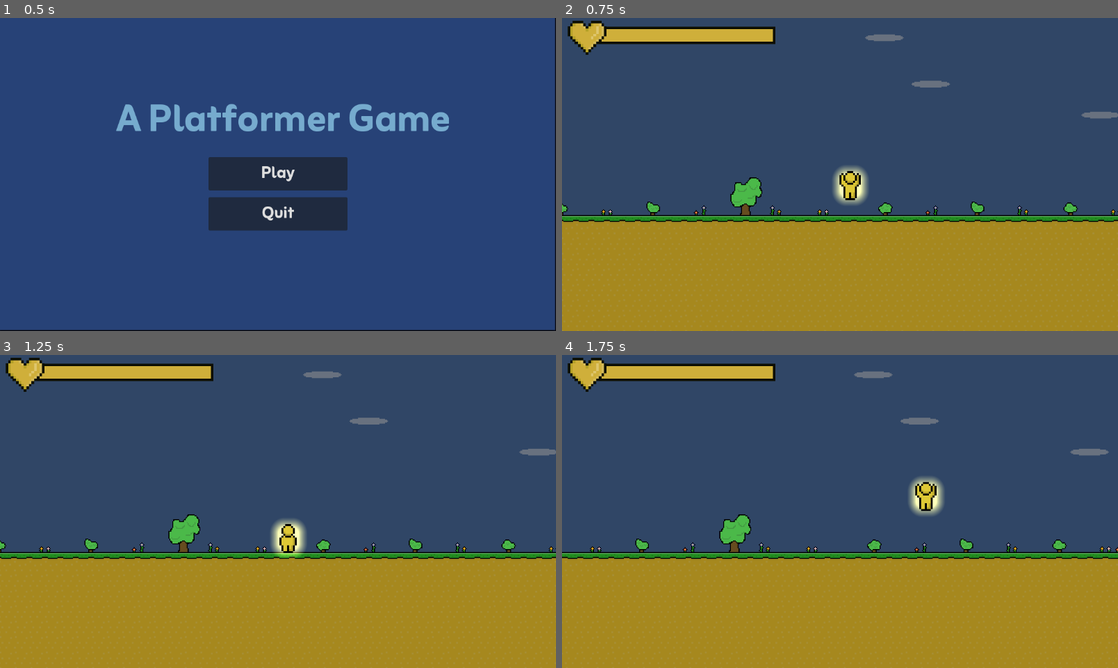
Above: before the commit, frames 1-4 (two rows, left to right).
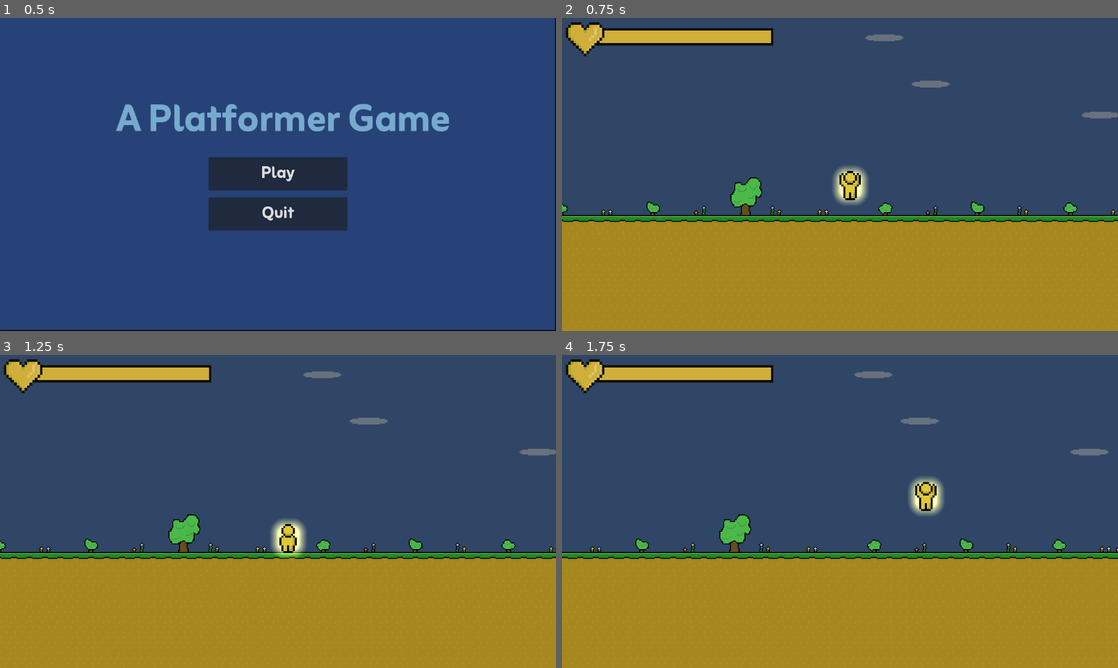
Above: after the commit, the same moments.

Repository: Robot-person487/cje
Game: Godot game, scene res://source/scenes/menu.tscn
The game is run twice, just before and just after one commit, with the same random seed, the same clock (stepped at 60 frames per second) and the same inputs.
Inputs:
- Up to frame 1 (0.5 s): no input
- Up to frame 2 (0.75 s): click "Play" at 0.5 s
- Up to frame 3 (1.25 s): no input
- Up to frame 4 (1.75 s): tap Enter at 1.25 s; hold D (Right) from 1.28 s (still down); tap W (Jump) at 1.52 s

Frame 1 is identical in both runs. In frame 2, 1.0% of the frame differs, in the area x 0-39%, y 0-13%; in frame 3, 1.0%; in frame 4, 1.0%.

Commit message:
Add files via upload

Diff:
--- /dev/null
+++ b/Untitled Platformer/cje-main/blur.gdshader
@@ -0,0 +1,9 @@
+shader_type canvas_item;
+
+uniform float lod: hint_range(0.0, 5) = 0.0;
+uniform sampler2D SCREEN_TEXTURE : hint_screen_texture, filter_linear_mipmap;
+
+void fragment(){
+	vec4 color = texture(SCREEN_TEXTURE, SCREEN_UV, lod);
+	COLOR = color;
+}
--- /dev/null
+++ b/Untitled Platformer/cje-main/pause.gd
@@ -0,0 +1,19 @@
+extends Control
+
+signal pauseGame
+
+# Called when the node enters the scene tree for the first time.
+func _ready():
+	pass # Replace with function body.
+
+
+# Called every frame. 'delta' is the elapsed time since the previous frame.
+func _process(delta):
+	pass
+
+
+func _on_resume_pressed():
+	pauseGame.emit()
+
+func _on_quit_pressed():
+	get_tree().quit()
--- /dev/null
+++ b/Untitled Platformer/cje-main/pause.tscn
@@ -0,0 +1,58 @@
+[gd_scene load_steps=5 format=3 uid="uid://dgvokfrjq8nkf"]
+
+[ext_resource type="Shader" path="res://blur.gdshader" id="1_4iuwo"]
+[ext_resource type="Script" path="res://pause.gd" id="1_iam18"]
+[ext_resource type="Theme" uid="uid://b5d4laq4fg0f6" path="res://source/themes/menu.tres" id="2_ndr8t"]
+
+[sub_resource type="ShaderMaterial" id="ShaderMaterial_m5f33"]
+shader = ExtResource("1_4iuwo")
+shader_parameter/lod = 2.359
+
+[node name="Pause" type="Control"]
+layout_mode = 3
+anchors_preset = 15
+anchor_right = 1.0
+anchor_bottom = 1.0
+grow_horizontal = 2
+grow_vertical = 2
+script = ExtResource("1_iam18")
+
+[node name="ColorRect" type="ColorRect" parent="."]
+material = SubResource("ShaderMaterial_m5f33")
+layout_mode = 0
+offset_left = -12.0
+offset_top = -13.0
+offset_right = 1167.0
+offset_bottom = 664.0
+
+[node name="Resume" type="Button" parent="ColorRect"]
+layout_mode = 0
+offset_left = 476.0
+offset_top = 309.0
+offset_right = 700.0
+offset_bottom = 381.0
+theme = ExtResource("2_ndr8t")
+text = "Resume"
+
+[node name="Quit" type="Button" parent="ColorRect"]
+layout_mode = 0
+offset_left = 476.0
+offset_top = 397.0
+offset_right = 700.0
+offset_bottom = 469.0
+theme = ExtResource("2_ndr8t")
+text = "Quit"
+
+[node name="Label" type="Label" parent="ColorRect"]
+layout_mode = 0
+offset_left = 332.0
+offset_top = 125.0
+offset_right = 844.0
+offset_bottom = 309.0
+theme = ExtResource("2_ndr8t")
+theme_override_font_sizes/font_size = 131
+text = "Paused"
+horizontal_alignment = 1
+
+[connection signal="pressed" from="ColorRect/Resume" to="." method="_on_resume_pressed"]
+[connection signal="pressed" from="ColorRect/Quit" to="." method="_on_quit_pressed"]
--- a/Untitled Platformer/cje-main/project.godot
+++ b/Untitled Platformer/cje-main/project.godot
@@ -34,12 +34,14 @@
 "deadzone": 0.5,
 "events": [Object(InputEventKey,"resource_local_to_scene":false,"resource_name":"","device":-1,"window_id":0,"alt_press …(191 unchanged characters)…
 , Object(InputEventKey,"resource_local_to_scene":false,"resource_name":"","device":-1,"window_id":0,"alt_pressed":false …(186 unchanged characters)…
+, Object(InputEventJoypadMotion,"resource_local_to_scene":false,"resource_name":"","device":-1,"axis":0,"axis_value":-1.0,"script":null)
 ]
 }
 Right={
 "deadzone": 0.5,
 "events": [Object(InputEventKey,"resource_local_to_scene":false,"resource_name":"","device":-1,"window_id":0,"alt_press …(192 unchanged characters)…
 , Object(InputEventKey,"resource_local_to_scene":false,"resource_name":"","device":-1,"window_id":0,"alt_pressed":false …(186 unchanged characters)…
+, Object(InputEventJoypadMotion,"resource_local_to_scene":false,"resource_name":"","device":-1,"axis":0,"axis_value":1.0,"script":null)
 ]
 }
 Jump={
@@ -47,6 +49,13 @@
 "events": [Object(InputEventKey,"resource_local_to_scene":false,"resource_name":"","device":-1,"window_id":0,"alt_press …(192 unchanged characters)…
 , Object(InputEventKey,"resource_local_to_scene":false,"resource_name":"","device":-1,"window_id":0,"alt_pressed":false …(186 unchanged characters)…
 , Object(InputEventKey,"resource_local_to_scene":false,"resource_name":"","device":-1,"window_id":0,"alt_pressed":false …(182 unchanged characters)…
+, Object(InputEventJoypadButton,"resource_local_to_scene":false,"resource_name":"","device":-1,"button_index":0,"pressure":0.0,"pressed":false,"script":null)
+]
+}
+Pause={
+"deadzone": 0.5,
+"events": [Object(InputEventKey,"resource_local_to_scene":false,"resource_name":"","device":-1,"window_id":0,"alt_pressed":false,"shift_pressed":false,"ctrl_pressed":false,"meta_pressed":false,"pressed":false,"keycode":0,"physical_keycode":4194305,"key_label":0,"unicode":0,"location":0,"echo":false,"script":null)
+, Object(InputEventJoypadButton,"resource_local_to_scene":false,"resource_name":"","device":-1,"button_index":6,"pressure":0.0,"pressed":false,"script":null)
 ]
 }
 
--- a/Untitled Platformer/cje-main/source/scenes/game_play.tscn
+++ b/Untitled Platformer/cje-main/source/scenes/game_play.tscn
@@ -8,6 +8,8 @@
 [ext_resource type="PackedScene" uid="uid://dpqand4lne2bb" path="res://source/scenes/player.tscn" id="4_ptfq5"]
 [ext_resource type="Texture2D" uid="uid://bxcxtl3jw558s" path="res://assets/sprites - Copy/Flag .png" id="7_tyvit"]
 [ext_resource type="PackedScene" uid="uid://b8c8l1ludab3i" path="res://source/scenes/mole.tscn" id="8_1js03"]
+[ext_resource type="Texture2D" uid="uid://d2qcanaofs5i5" path="res://assets/sprites - Copy/Mr. Arnold.png" id="9_idk5g"]
+[ext_resource type="FontFile" uid="uid://dvvnff3lj57gl" path="res://assets/fonts/Zain-ExtraBold.ttf" id="10_2tlvv"]
 
 [sub_resource type="TileSetAtlasSource" id="TileSetAtlasSource_g7k4b"]
 texture = ExtResource("2_4f1no")
@@ -221,6 +223,10 @@
 [sub_resource type="CircleShape2D" id="CircleShape2D_ll5ha"]
 radius = 28.0713
 
+[sub_resource type="LabelSettings" id="LabelSettings_yv33k"]
+font = ExtResource("10_2tlvv")
+font_size = 31
+
 [node name="gamePlay" type="Node2D"]
 position = Vector2(-135, 44)
 script = ExtResource("1_l01sm")
@@ -288,6 +294,86 @@
 [node name="Mole2" parent="." instance=ExtResource("8_1js03")]
 position = Vector2(1430, -1243)
 
+[node name="Mr_Arnold" type="Sprite2D" parent="."]
+z_index = -120
+position = Vector2(2439, -1558)
+scale = Vector2(0.316211, 0.283013)
+texture = ExtResource("9_idk5g")
+
+[node name="Label" type="Label" parent="Mr_Arnold"]
+offset_left = -41.1118
+offset_top = 272.073
+offset_right = -0.111816
+offset_bottom = 321.073
+text = "Top
+G"
+label_settings = SubResource("LabelSettings_yv33k")
+horizontal_alignment = 1
+
+[node name="ColorRect" type="ColorRect" parent="Mr_Arnold"]
+z_index = -155
+offset_left = -28.4616
+offset_top = 236.739
+offset_right = -9.46158
+offset_bottom = 384.739
+
+[node name="ColorRect6" type="ColorRect" parent="Mr_Arnold"]
+z_index = -120
+offset_left = -37.949
+offset_top = 236.739
+offset_right = 0.0509758
+offset_bottom = 384.739
+color = Color(0.41598, 0.41598, 0.41598, 1)
+
+[node name="ColorRect7" type="ColorRect" parent="Mr_Arnold"]
+z_index = -120
+offset_left = -38.0
+offset_top = 237.0
+offset_right = -8.0
+offset_bottom = 316.0
+rotation = 0.363461
+color = Color(0.41598, 0.41598, 0.41598, 1)
+
+[node name="ColorRect8" type="ColorRect" parent="Mr_Arnold"]
+z_index = -120
+offset_left = -38.0
+offset_top = 237.0
+offset_right = -8.0
+offset_bottom = 316.0
+rotation = -0.418574
+color = Color(0.41598, 0.41598, 0.41598, 1)
+
+[node name="ColorRect2" type="ColorRect" parent="Mr_Arnold"]
+z_index = -155
+offset_left = -28.4616
+offset_top = 236.739
+offset_right = -9.46158
+offset_bottom = 384.739
+rotation = 0.392997
+
+[node name="ColorRect3" type="ColorRect" parent="Mr_Arnold"]
+z_index = -155
+offset_left = -28.4616
+offset_top = 236.739
+offset_right = -9.46158
+offset_bottom = 384.739
+rotation = -0.371572
+
+[node name="ColorRect4" type="ColorRect" parent="Mr_Arnold"]
+z_index = -155
+offset_left = -28.7079
+offset_top = 374.373
+offset_right = -9.70787
+offset_bottom = 522.373
+rotation = 0.392997
+
+[node name="ColorRect5" type="ColorRect" parent="Mr_Arnold"]
+offset_left = -28.7079
+offset_top = 374.373
+offset_right = -9.70787
+offset_bottom = 522.373
+rotation = -0.371572
+
 [connection signal="body_entered" from="Area2D" to="." method="_on_Death_entered"]
 [connection signal="bounceEntered" from="Slime" to="." method="_on_slime_bounce_entered"]
 [connection signal="bounceEntered" from="Slime2" to="." method="_on_slime_bounce_entered"]
--- a/Untitled Platformer/cje-main/source/scenes/menu.tscn
+++ b/Untitled Platformer/cje-main/source/scenes/menu.tscn
@@ -2,11 +2,7 @@
 
 [ext_resource type="Script" path="res://source/scripts/menu.gd" id="1_rw8b2"]
 [ext_resource type="FontFile" uid="uid://dvvnff3lj57gl" path="res://assets/fonts/Zain-ExtraBold.ttf" id="2_6mpt6"]
-
-[sub_resource type="Theme" id="Theme_77rni"]
-default_base_scale = 0.24
-default_font = ExtResource("2_6mpt6")
-default_font_size = 43
+[ext_resource type="Theme" uid="uid://b5d4laq4fg0f6" path="res://source/themes/menu.tres" id="3_d30ui"]
 
 [node name="Menu" type="Node2D"]
 script = ExtResource("1_rw8b2")
@@ -47,7 +43,7 @@
 offset_top = 288.0
 offset_right = 720.0
 offset_bottom = 357.0
-theme = SubResource("Theme_77rni")
+theme = ExtResource("3_d30ui")
 text = "Play"
 
 [node name="Quit Button" type="Button" parent="."]
@@ -56,7 +52,7 @@
 offset_top = 371.0
 offset_right = 720.0
 offset_bottom = 440.0
-theme = SubResource("Theme_77rni")
+theme = ExtResource("3_d30ui")
 text = "Quit"
 
 [connection signal="pressed" from="Play Button" to="." method="_on_play_button_pressed"]
--- a/Untitled Platformer/cje-main/source/scenes/player.tscn
+++ b/Untitled Platformer/cje-main/source/scenes/player.tscn
@@ -416,6 +416,66 @@
 "name": &"right_punch",
 "speed": 8.0
 }]
+
+[sub_resource type="Animation" id="Animation_eprrx"]
+resource_name = "Dmage"
+tracks/0/type = "value"
+tracks/0/imported = false
+tracks/0/enabled = true
+tracks/0/path = NodePath(".:position")
+tracks/0/interp = 1
+tracks/0/loop_wrap = true
+tracks/0/keys = {
+"times": PackedFloat32Array(0, 0.1, 0.2),
+"transitions": PackedFloat32Array(1, 1, 1),
+"update": 0,
+"values": [Vector2(19, 9), Vector2(6, 14), Vector2(19, 9)]
+}
+tracks/1/type = "value"
+tracks/1/imported = false
+tracks/1/enabled = true
+tracks/1/path = NodePath(".:modulate")
+tracks/1/interp = 1
+tracks/1/loop_wrap = true
+tracks/1/keys = {
+"times": PackedFloat32Array(0, 0.1, 0.2),
+"transitions": PackedFloat32Array(1, 1, 1),
+"update": 0,
+"values": [Color(1, 1, 1, 1), Color(0.803039, 0.355305, 0.591801, 1), Color(1, 1, 1, 1)]
+}
+
+[sub_resource type="Animation" id="Animation_t3lx6"]
+length = 0.001
+tracks/0/type = "value"
+tracks/0/imported = false
+tracks/0/enabled = true
+tracks/0/path = NodePath(".:position")
+tracks/0/interp = 1
+tracks/0/loop_wrap = true
+tracks/0/keys = {
+"times": PackedFloat32Array(0),
+"transitions": PackedFloat32Array(1),
+"update": 0,
+"values": [Vector2(19, 9)]
+}
+tracks/1/type = "value"
+tracks/1/imported = false
+tracks/1/enabled = true
+tracks/1/path = NodePath(".:modulate")
+tracks/1/interp = 1
+tracks/1/loop_wrap = true
+tracks/1/keys = {
+"times": PackedFloat32Array(0),
+"transitions": PackedFloat32Array(1),
+"update": 0,
+"values": [Color(1, 1, 1, 1)]
+}
+
+[sub_resource type="AnimationLibrary" id="AnimationLibrary_4nl68"]
+_data = {
+"Damage": SubResource("Animation_eprrx"),
+"RESET": SubResource("Animation_t3lx6")
+}
 
 [node name="player" type="CharacterBody2D" groups=["Bounce", "Death", "player"]]
 script = ExtResource("1_yf43h")
@@ -460,3 +520,9 @@
 texture_filter = 1
 position = Vector2(19, 9)
 sprite_frames = SubResource("SpriteFrames_qi4rb")
+
+[node name="AnimationPlayer" type="AnimationPlayer" parent="."]
+root_node = NodePath("../AnimatedSprite2D")
+libraries = {
+"": SubResource("AnimationLibrary_4nl68")
+}
--- a/Untitled Platformer/cje-main/source/scenes/player_ui.tscn
+++ b/Untitled Platformer/cje-main/source/scenes/player_ui.tscn
@@ -1,6 +1,7 @@
-[gd_scene load_steps=6 format=3 uid="uid://b4ihb1rc6e15q"]
+[gd_scene load_steps=7 format=3 uid="uid://b4ihb1rc6e15q"]
 
 [ext_resource type="Script" path="res://source/scripts/player_ui.gd" id="1_7gn2u"]
+[ext_resource type="PackedScene" uid="uid://dgvokfrjq8nkf" path="res://pause.tscn" id="2_2rfs1"]
 [ext_resource type="Texture2D" uid="uid://bxrykrj60o0uk" path="res://assets/images/Heart.png" id="2_ahwxq"]
 
 [sub_resource type="StyleBoxEmpty" id="StyleBoxEmpty_qss3f"]
@@ -23,12 +24,21 @@
 grow_vertical = 2
 script = ExtResource("1_7gn2u")
 
+[node name="Pause" parent="." instance=ExtResource("2_2rfs1")]
+visible = false
+z_index = 395
+layout_mode = 1
+offset_left = -2.0
+offset_top = -2.0
+offset_right = -2.0
+offset_bottom = -2.0
+
 [node name="Container" type="Panel" parent="."]
 layout_mode = 0
-offset_left = 6.0
-offset_top = -2.0
-offset_right = 470.0
-offset_bottom = 78.0
+offset_left = 2.0
+offset_top = 1.0
+offset_right = 466.0
+offset_bottom = 81.0
 theme_override_styles/panel = SubResource("StyleBoxEmpty_qss3f")
 
 [node name="ColorRect2" type="ColorRect" parent="Container"]
@@ -66,3 +76,5 @@
 position = Vector2(44, 41)
 scale = Vector2(5.39904, 5.39904)
 texture = ExtResource("2_ahwxq")
+
+[connection signal="pauseGame" from="Pause" to="." method="togglePause"]
--- a/Untitled Platformer/cje-main/source/scripts/player.gd
+++ b/Untitled Platformer/cje-main/source/scripts/player.gd
@@ -5,6 +5,8 @@
 var playerPos : Vector2 = position
 var bounceBuildUp = 0
 @onready var playerAnim: AnimatedSprite2D = $AnimatedSprite2D
+var previousHealth = GlobalVars.getPlayerHealth()
+
 
 
 func _physics_process(delta: float) -> void:
@@ -18,6 +20,9 @@
 
 
 	GlobalVars.setPlayerLoco(position)
+
+	if (GlobalVars.getPlayerHealth() < previousHealth) :
+		$AnimationPlayer.play("Damage")
 	# Handle jump.
 
 	# Get the input direction and handle the movement/deceleration.
@@ -29,6 +34,7 @@
 	#else:
 	#	velocity.x = move_toward(velocity.x, 0, SPEED)
 
+	previousHealth = GlobalVars.getPlayerHealth()
 	move_and_slide()
 
 func get_input():
--- a/Untitled Platformer/cje-main/source/scripts/player_ui.gd
+++ b/Untitled Platformer/cje-main/source/scripts/player_ui.gd
@@ -3,10 +3,23 @@
 
 # Called when the node enters the scene tree for the first time.
 func _ready():
-	pass # Replace with function body.
+	process_mode = Node.PROCESS_MODE_ALWAYS
 
 
 # Called every frame. 'delta' is the elapsed time since the previous frame.
 func _process(delta):
+	get_input()
 	$Container/ProgressBar.value = GlobalVars.getPlayerHealth()
 	print(GlobalVars.getPlayerHealth())
+
+func get_input():
+	if (Input.is_action_just_pressed("Pause")) :
+		togglePause()
+
+func togglePause() :
+		if(get_tree().paused) :
+			$Pause.visible = false
+			get_tree().paused = false
+		else :
+			$Pause.visible = true
+			get_tree().paused = true
--- a/Untitled Platformer/cje-main/source/themes/menu.tres
+++ b/Untitled Platformer/cje-main/source/themes/menu.tres
@@ -1,7 +1,8 @@
-[gd_resource type="LabelSettings" load_steps=2 format=3 uid="uid://drir4084growj"]
+[gd_resource type="Theme" load_steps=2 format=3 uid="uid://b5d4laq4fg0f6"]
 
-[ext_resource type="FontFile" uid="uid://dvvnff3lj57gl" path="res://assets/fonts/Zain-ExtraBold.ttf" id="1_6p1xx"]
+[ext_resource type="FontFile" uid="uid://dvvnff3lj57gl" path="res://assets/fonts/Zain-ExtraBold.ttf" id="1_cw4mt"]
 
 [resource]
-font = ExtResource("1_6p1xx")
-font_size = 87
+default_base_scale = 0.24
+default_font = ExtResource("1_cw4mt")
+default_font_size = 43
Binary file added: Untitled Platformer/cje-main/assets/sprites - Copy/Mr. Arnold.png
Not shown, added: Untitled Platformer/cje-main/assets/sprites - Copy/Mr. Arnold.png.import
Not shown: 1 places in Untitled Platformer/cje-main/source/scenes/game_play.tscn that only renumber resources
Not shown: 1 places in Untitled Platformer/cje-main/source/scenes/player.tscn that only renumber resources
